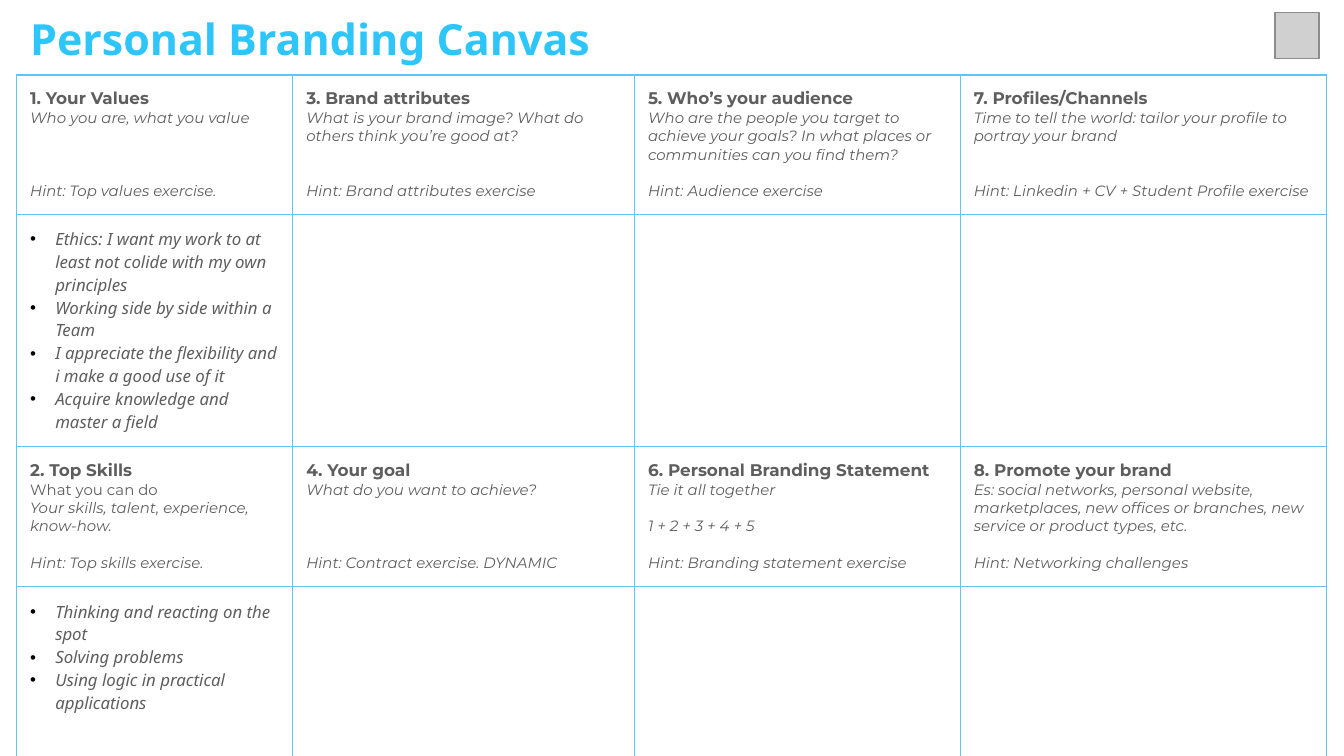
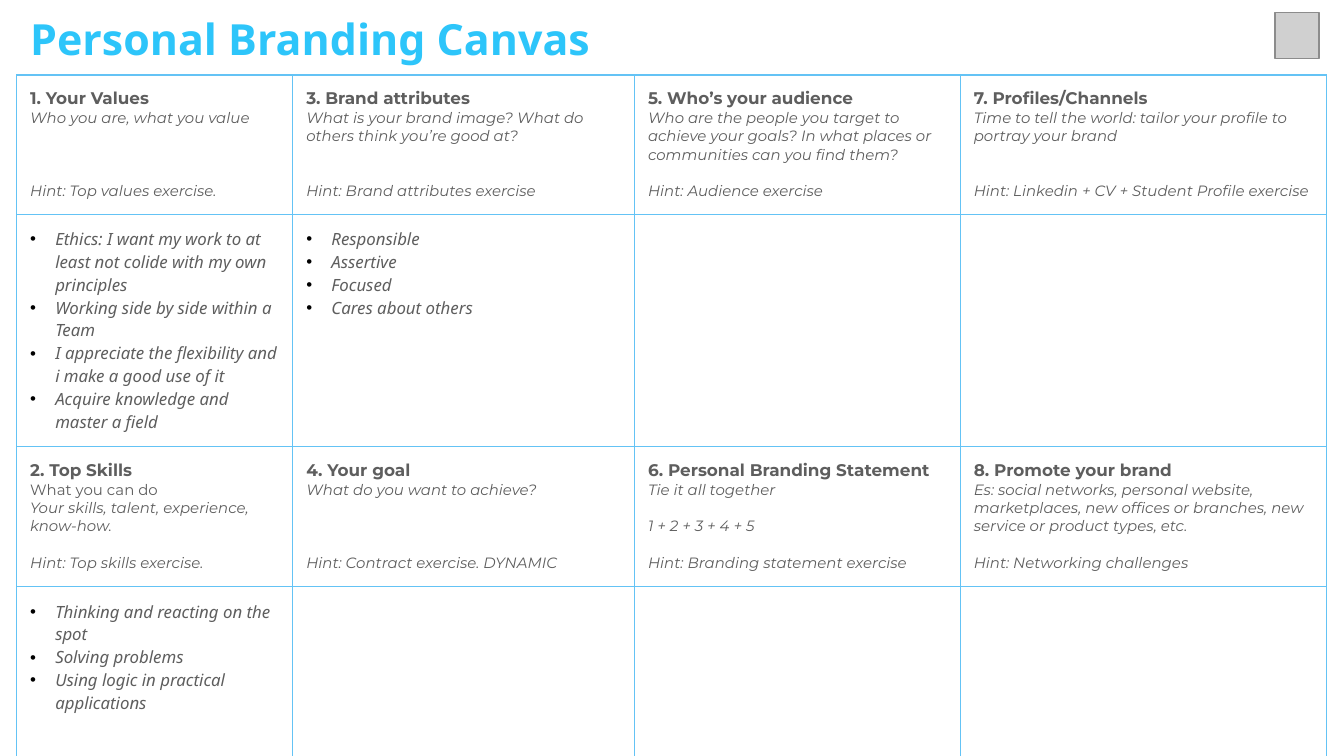
Before and after one commit to GerardDD/data-prework, a slide deck: slide 1 of career-hack/Personal Branding Canvas - Careerhack.pptx. Drawn at 1344x756 pixels with LibreOffice and Linux fonts; fonts in the diff are those of the drawing; grey boxes stand for pictures. Boxes give left, top, right and bottom in pixels: in the first picture for what was removed or moved away, otherwise in the second. Text is boxed around its words. In the diff, an @@ line names an element or a change of style, - is before the commit and + after.

Commit message:
added personal brand

```diff
--- a/career-hack/Personal Branding Canvas - Careerhack.pptx
+++ b/career-hack/Personal Branding Canvas - Careerhack.pptx
@@ table at box(16, 75, 1325, 756) @@
-row 2, column 2: 
+row 2, column 2: Responsible / Assertive / Focused / Cares about others
```
